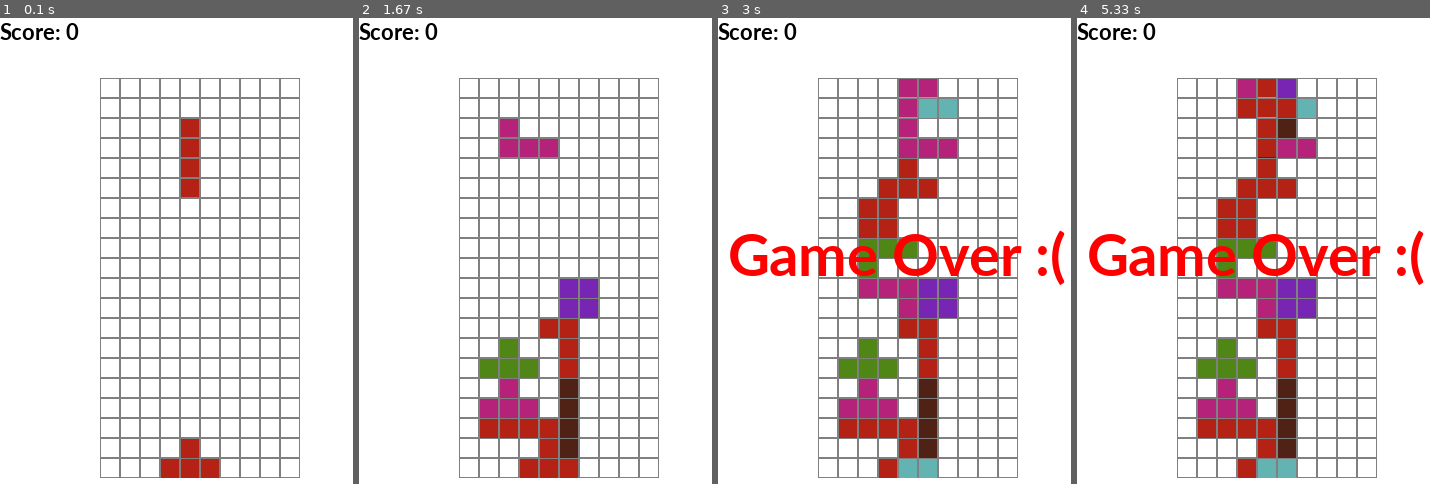
Above: before the commit, frames 1-4 (left to right).
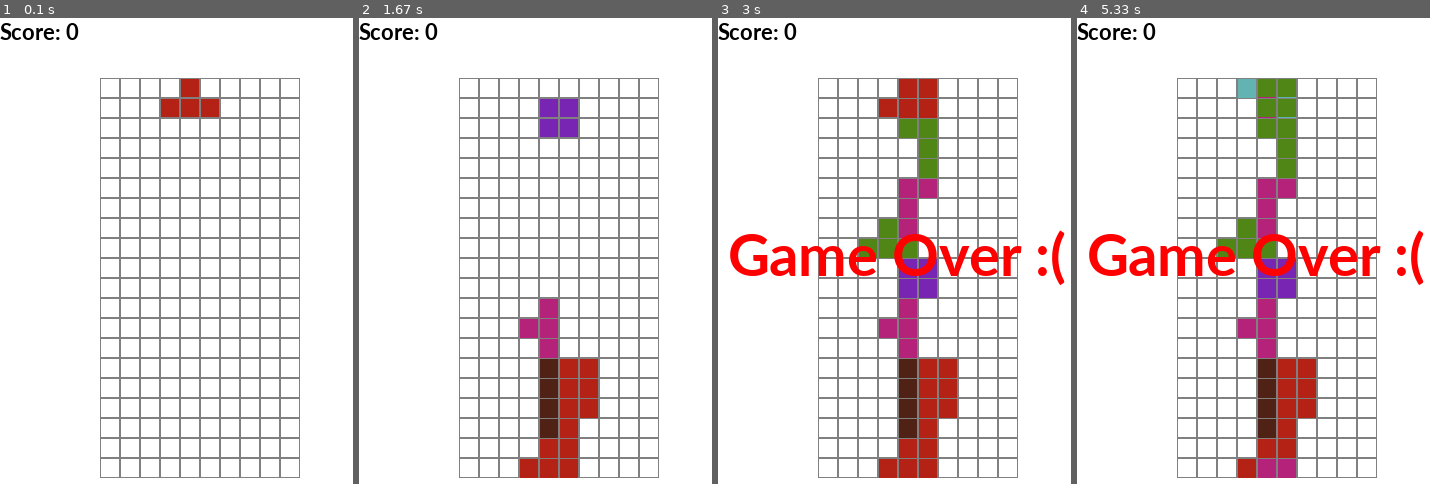
Above: after the commit, the same moments.

Repository: bertrandvidal/tetris-ai
Game: pygame game, started from tetris_ai/game.py
Two runs of this game, one before a commit and one after it. Both use one fixed random seed, a clock stepped at 60 frames per second and the inputs below.
Inputs:
- Up to frame 1 (0.1 s): no input
- Up to frame 2 (1.67 s): tap Space at 0.33, 0.73, 1.03, 1.23, 1.57 s; hold Right 0.67-1.13 s; hold Up 1.17-1.47 s; hold Right from 1.5 s (still down)
- Up to frame 3 (3 s): tap Space at 1.87, 2.07, 2.37, 2.63, 2.97 s; release Right at 1.97 s; hold Left 2-2.53 s; hold Down 2.57-2.87 s; hold Left from 2.9 s (still down)
- Up to frame 4 (5.33 s): release Left at 3.3 s; hold Up 3.33-3.7 s; tap Space at 3.4, 3.8, 4.1, 4.47, 4.87, 5.17 s; hold Right 3.73-4.37 s; hold Down 4.4-4.77 s; hold Left 4.8-5.27 s; hold Right from 5.3 s (still down)

The runs differ from the first frame. In frame 1, 2.4% of the frame differs, in the area x 45-63%, y 13-99%; in frame 2, 8.2%; in frame 3, 12%; in frame 4, 12%, in the area x 34-68%, y 13-99%.

Commit message:
Add TODO

Diff:
--- a/tetris_ai/game.py
+++ b/tetris_ai/game.py
@@ -42,6 +42,7 @@
 class Tetris:
     level = 2
     score = 0
+    # TODO: avoid hard coded state have a method w/ a proper name
     state = "start"
     field = []
     height = 0
@@ -291,8 +292,8 @@
             return False
 
 
+decider = RandomActionDecider()
 decider = KeyboardAction()
-decider = RandomActionDecider()
 applier = ActionApplier()
 
 while not done:
@@ -306,6 +307,8 @@
         if game.state == "start":
             game.go_down()
 
+    # TODO: if no action it should be go_down if counter % (fps // game.level
+    # // 2) == 0 ...
     action = decider.get_action(game)
     done = applier.apply_action(action, game)
     drawer.render(game)
